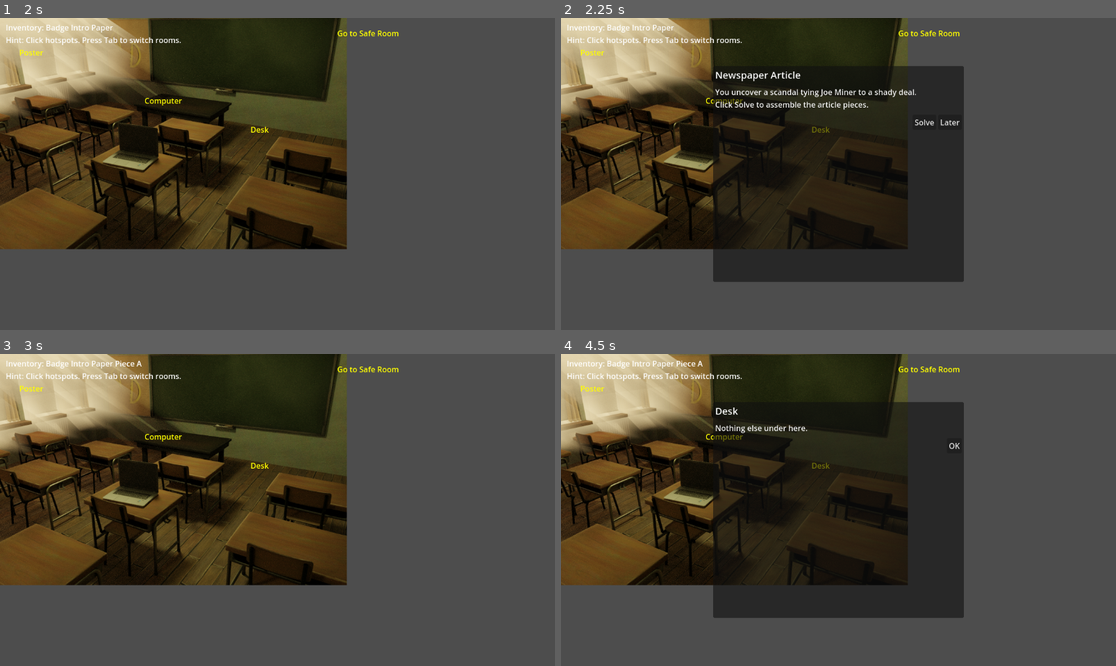
Above: before the commit, frames 1-4 (two rows, left to right).
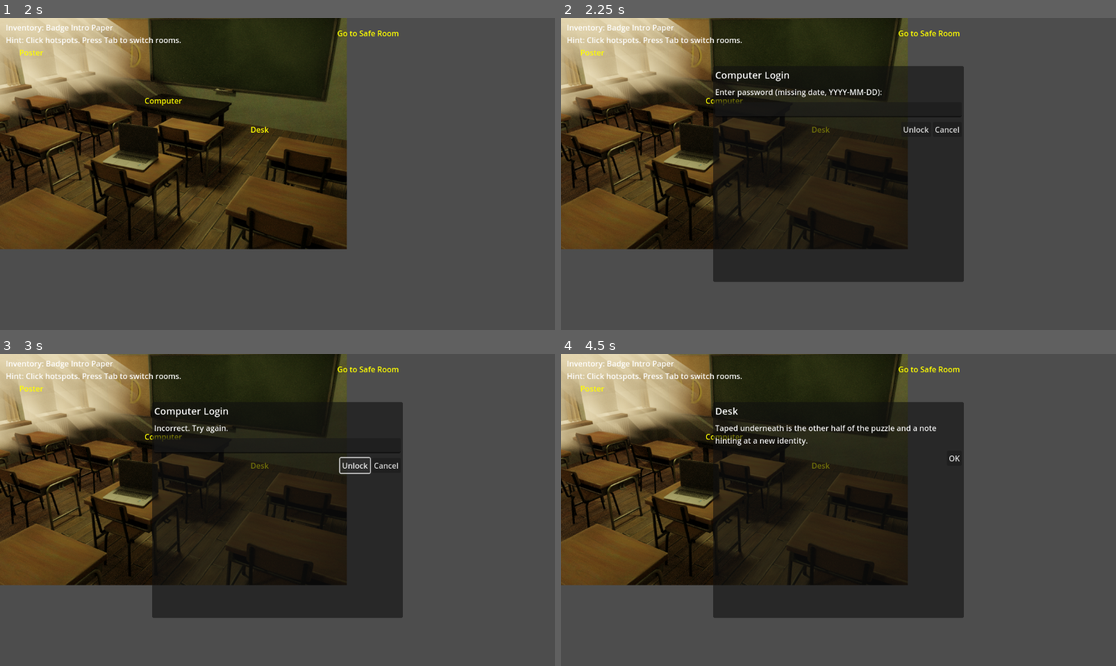
Above: after the commit, the same moments.

Repository: Harsh-Aaryan/game-jam
Game: Godot game, scene res://Main.tscn
The game is run twice, just before and just after one commit, with the same random seed, the same clock (stepped at 60 frames per second) and the same inputs.
Inputs (mouse positions are in pixels of both pictures, inside the frame that each line leads up to):
- Up to frame 1 (2 s): tap Enter at 0.5 s; move the mouse to (55, 71) at 0.52 s; click (55, 71) at 0.67 s; click "OK" at 1.25 s
- Up to frame 2 (2.25 s): tap Space at 2 s; move the mouse to (744, 117) at 2.02 s; click (744, 117) at 2.17 s
- Up to frame 3 (3 s): click "Solve" (after the commit: "Unlock") at 2.75 s
- Up to frame 4 (4.5 s): click (949, 466) at 3.5 s, where only the run after the commit has a clickable "Cancel"; tap Enter at 4.25 s; move the mouse to (855, 485) at 4.27 s; click (855, 485) at 4.42 s

Frame 1 is identical in both runs. In frame 2, 1.2% of the frame differs, in the area x 27-72%, y 17-37%; in frame 3, 21%, in the area x 20-73%, y 2-85%; in frame 4, 0.7%.

Commit message:
computer

Diff:
--- a/new-game-project/Main.gd
+++ b/new-game-project/Main.gd
@@ -14,16 +14,20 @@
 	"location1": "res://assets/location1.png",
 	"location2": "res://assets/location2.png",
 	"location3": "res://assets/location3.png",
-	#"computer_screen": "res://assets/computerscreen-f.png",
+	"computer_screen": "res://assets/computerscreen-f.png",
 }
 
 var hotspots: Array[Area2D] = []
+var puzzle_grid: Array = []
+var empty_slot: Vector2 = Vector2(2,2)
+var piece_size: Vector2 = Vector2(100, 100) # adjust to your puzzle piece size
 
 func _ready():
 	_set_location(GameState.current_location)
 	var cursor = load("res://assets/cursor.png")
 	Input.set_custom_mouse_cursor(cursor, Input.CURSOR_ARROW, Vector2(0,16))
 
+# --- Hotspot & Room Handling ---
 func _clear_hotspots():
 	for h in hotspots:
 		h.queue_free()
@@ -33,7 +37,6 @@
 	for child in get_children():
 		if child is Label or child is RichTextLabel:
 			child.queue_free()
-
 	if info_label:
 		info_label.text = ""
 
@@ -43,7 +46,6 @@
 	GameState.current_location = loc
 	_update_background(loc)
 	_update_hotspots_for_location(loc)
-
 
 func _update_background(loc: String) -> void:
 	var path: String = ASSET_PATHS.get(loc, "")
@@ -55,7 +57,6 @@
 	else:
 		background.texture = null
 	info_label.text = _make_info_text()
-
 
 func _make_info_text() -> String:
 	var lines := []
@@ -94,7 +95,6 @@
 	l.modulate = Color(1,1,0)
 	add_child(l)
 
-	#Change cursor on interactable
 	var finger_cursor = preload("res://assets/cursor.png")
 	var eye_cursor = preload("res://assets/interact.png")
 	area.mouse_entered.connect(func():
@@ -108,12 +108,8 @@
 			on_press.call()
 		)
 
-	area.input_event.connect(func(_viewport, e, _shape_idx):
-		if e is InputEventMouseButton and e.pressed and e.button_index == MOUSE_BUTTON_LEFT:
-			on_press.call())
 	hotspots.append(area)
 	hotspots.append(l)
-
 
 func _update_hotspots_for_location(loc: String) -> void:
 	_clear_hotspots()
@@ -130,54 +126,30 @@
 		"location3":
 			_add_hotspot(Rect2(320, 120, 200, 220), "Closet", func(): _on_closet())
 			_add_hotspot(Rect2(40, 220, 140, 100), "Back to Safe Room", func(): _set_location("location2"))
-		#"computer_screen":
-			#_add_hotspot(Rect2(40, 220, 140, 100), "Back", func(): _set_location("location1"))
-
+		"computer_screen":
+			_add_hotspot(Rect2(40, 220, 140, 100), "Back", func(): _set_location("location1"))
+
+# --- Room Interactions ---
 func _on_poster():
-	# Show missing poster with date for password
-	_show_text_dialog("Missing Poster",
-		"Missing: Joe Miner. Went missing on 2013-09-17.\nPassword hint: The date (YYYY-MM-DD).",
-		"OK",
-		func(): popup.hide())
+	_show_text_dialog("Missing Poster", "Missing: Joe Miner. Went missing on 2013-09-17.\nPassword hint: The date (YYYY-MM-DD).", "OK", func(): popup.hide())
 
 func _on_computer():
 	if not GameState.computer_unlocked:
-		_show_input_dialog(
-			"Computer Login",
-			"Enter password (missing date, YYYY-MM-DD):",
-			"Unlock",
-			func(): _attempt_login(),
-			"Cancel",
-			func(): popup.hide()
-		)
-	#else:
-		#_set_location("computer_screen")
+		_show_input_dialog("Computer Login", "Enter password (missing date, YYYY-MM-DD):", "Unlock", func(): _attempt_login(), "Cancel", func(): popup.hide())
+		return
+
+	_set_location("computer_screen")
 
 	if not GameState.slide_puzzle_solved:
-		_show_text_dialog(
-			"Newspaper Article",
-			"You uncover a scandal tying Joe Miner to a shady deal.\nClick Solve to assemble the article pieces.",
-			"Solve",
-			func():
-				GameState.slide_puzzle_solved = true
-				GameState.puzzle_piece_a = true
-				popup.hide()
-				info_label.text = _make_info_text(),
-			"Later",
-			func(): popup.hide()
-		)
-	else:
-		_show_text_dialog("Computer",
-			"Nothing else useful here.",
-			"OK",
-			func(): popup.hide())
+		_start_slide_puzzle()
+	else:
+		_show_text_dialog("Computer", "Nothing else useful here.", "OK", func(): popup.hide())
 
 func _attempt_login() -> void:
 	if popup_line.text.strip_edges() == "2013-09-17":
 		GameState.computer_unlocked = true
 		popup.hide()
 		_on_computer()
-		#_set_location("computer_screen")
 	else:
 		popup_body.text = "Incorrect. Try again."
 
@@ -185,15 +157,9 @@
 	if not GameState.desk_checked:
 		GameState.desk_checked = true
 		GameState.puzzle_piece_b = true
-		_show_text_dialog("Desk",
-			"Taped underneath is the other half of the puzzle and a note hinting at a new identity.",
-			"OK",
-			func(): popup.hide())
-	else:
-		_show_text_dialog("Desk",
-			"Nothing else under here.",
-			"OK",
-			func(): popup.hide())
+		_show_text_dialog("Desk", "Taped underneath is the other half of the puzzle and a note hinting at a new identity.", "OK", func(): popup.hide())
+	else:
+		_show_text_dialog("Desk", "Nothing else under here.", "OK", func(): popup.hide())
 
 func _on_safe():
 	if GameState.safe_opened:
@@ -202,47 +168,26 @@
 	if GameState.can_open_safe():
 		GameState.safe_opened = true
 		GameState.has_key = true
-		_show_text_dialog("Safe",
-			"The pieces fit. The safe clicks open, revealing a key.",
-			"Take Key",
-			func(): popup.hide())
-	else:
-		_show_text_dialog("Safe",
-			"Two puzzle pieces are required to open this safe.",
-			"OK",
-			func(): popup.hide())
+		_show_text_dialog("Safe", "The pieces fit. The safe clicks open, revealing a key.", "Take Key", func(): popup.hide())
+	else:
+		_show_text_dialog("Safe", "Two puzzle pieces are required to open this safe.", "OK", func(): popup.hide())
 
 func _on_closet():
 	if not GameState.has_key:
-		_show_text_dialog("Closet",
-			"Locked. You need a key.",
-			"OK",
-			func(): popup.hide())
+		_show_text_dialog("Closet", "Locked. You need a key.", "OK", func(): popup.hide())
 		return
 	if not GameState.closet_opened:
 		GameState.closet_opened = true
-		_show_text_dialog("Closet",
-			"Inside is a standing mirror and paperwork: evidence of plastic surgery to hide your identity.",
-			"Continue",
-			func():
-				popup.hide()
-				_end_game())
+		_show_text_dialog("Closet", "Inside is a standing mirror and paperwork: evidence of plastic surgery to hide your identity.", "Continue", func(): popup.hide())
 	else:
 		_end_game()
 
 func _end_game():
 	if not GameState.game_over:
 		GameState.game_over = true
-		_show_text_dialog("The End",
-			"You recognize yourself in the mirror. You were Joe Miner, hidden behind a new identity.",
-			"Restart",
-			func():
-				GameState.reset()
-				_set_location(GameState.current_location)
-				popup.hide(),
-			"Quit",
-			func(): get_tree().quit())
-
+		_show_text_dialog("The End", "You recognize yourself in the mirror. You were Joe Miner, hidden behind a new identity.", "Restart", func(): GameState.reset(); _set_location(GameState.current_location); popup.hide(), "Quit", func(): get_tree().quit())
+
+# --- Popups ---
 func _show_text_dialog(title: String, body: String, primary_text: String, primary_cb: Callable, secondary_text: String = "", secondary_cb: Callable = Callable()):
 	popup_title.text = title
 	popup_body.text = body
@@ -268,3 +213,68 @@
 	popup_button_secondary.visible = true
 	popup_button_secondary.pressed.connect(secondary_cb, Object.CONNECT_ONE_SHOT)
 	popup.popup_centered()
+
+# --- Slide Puzzle ---
+func _start_slide_puzzle():
+	GameState.slide_puzzle_solved = false
+	_create_slide_puzzle_pieces()
+
+func _create_slide_puzzle_pieces():
+	puzzle_grid.clear()
+	for row in range(3):
+		puzzle_grid.append([])
+		for col in range(3):
+			if row == 2 and col == 2:
+				puzzle_grid[row].append(null)
+				empty_slot = Vector2(row, col)
+				continue
+			var piece = TextureRect.new()
+			piece.texture = load("res://assets/puzzle_piece_%d_%d.png" % [row, col])
+			piece.position = Vector2(col, row) * piece_size
+			piece.name = "piece_%d_%d" % [row, col]
+			piece.mouse_filter = Control.MOUSE_FILTER_STOP
+			piece.connect("input_event", Callable(self, "_on_puzzle_piece_clicked"))
+			add_child(piece)
+			puzzle_grid[row].append(piece)
+
+func _on_puzzle_piece_clicked(viewport, event, shape_idx):
+	if event is InputEventMouseButton and event.pressed and event.button_index == MOUSE_BUTTON_LEFT:
+		var piece = event.get_source()
+		var pos = _find_piece_position(piece)
+		if pos == null:
+			return
+		if _is_adjacent(pos, empty_slot):
+			_swap_piece(pos, empty_slot)
+			empty_slot = pos
+			if _check_slide_puzzle_solved():
+				GameState.slide_puzzle_solved = true
+				_show_text_dialog("Puzzle Solved!", "You assembled the article.", "OK", func(): _set_location("computer_screen"))
+
+func _find_piece_position(piece: Sprite2D) -> Vector2:
+	for row in range(3):
+		for col in range(3):
+			if puzzle_grid[row][col] == piece:
+				return Vector2(row, col)
+	return Vector2(-1, -1)
+
+func _is_adjacent(pos_a: Vector2, pos_b: Vector2) -> bool:
+	return (abs(pos_a.x - pos_b.x) == 1 and pos_a.y == pos_b.y) or (abs(pos_a.y - pos_b.y) == 1 and pos_a.x == pos_b.x)
+
+func _swap_piece(pos_a: Vector2, pos_b: Vector2) -> void:
+	var temp = puzzle_grid[pos_a.x][pos_a.y]
+	puzzle_grid[pos_a.x][pos_a.y] = puzzle_grid[pos_b.x][pos_b.y]
+	puzzle_grid[pos_b.x][pos_b.y] = temp
+	if puzzle_grid[pos_a.x][pos_a.y] != null:
+		puzzle_grid[pos_a.x][pos_a.y].position = Vector2(pos_a.y, pos_a.x) * piece_size
+	if puzzle_grid[pos_b.x][pos_b.y] != null:
+		puzzle_grid[pos_b.x][pos_b.y].position = Vector2(pos_b.y, pos_b.x) * piece_size
+
+func _check_slide_puzzle_solved() -> bool:
+	for row in range(3):
+		for col in range(3):
+			if row == 2 and col == 2:
+				continue
+			var p = puzzle_grid[row][col]
+			if p == null or p.name != "piece_%d_%d" % [row, col]:
+				return false
+	return true
Binary file added: new-game-project/assets/puzzle_piece_0_0.png
Not shown, added: new-game-project/assets/puzzle_piece_0_0.png.import
Binary file added: new-game-project/assets/puzzle_piece_0_1.png
Not shown, added: new-game-project/assets/puzzle_piece_0_1.png.import
Binary file added: new-game-project/assets/puzzle_piece_0_2.png
Not shown, added: new-game-project/assets/puzzle_piece_0_2.png.import
Binary file added: new-game-project/assets/puzzle_piece_1_0.png
Not shown, added: new-game-project/assets/puzzle_piece_1_0.png.import
Binary file added: new-game-project/assets/puzzle_piece_1_1.png
Not shown, added: new-game-project/assets/puzzle_piece_1_1.png.import
Binary file added: new-game-project/assets/puzzle_piece_1_2.png
Not shown, added: new-game-project/assets/puzzle_piece_1_2.png.import
(and 10 more such lines)
